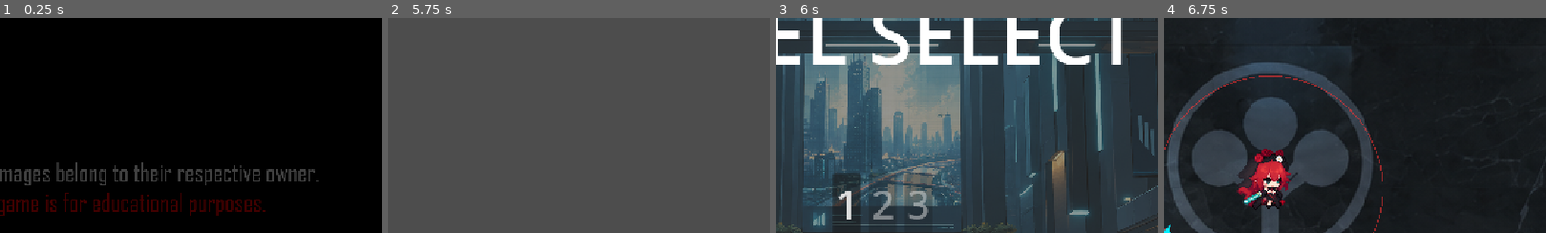
Above: before the commit, frames 1-4 (left to right).
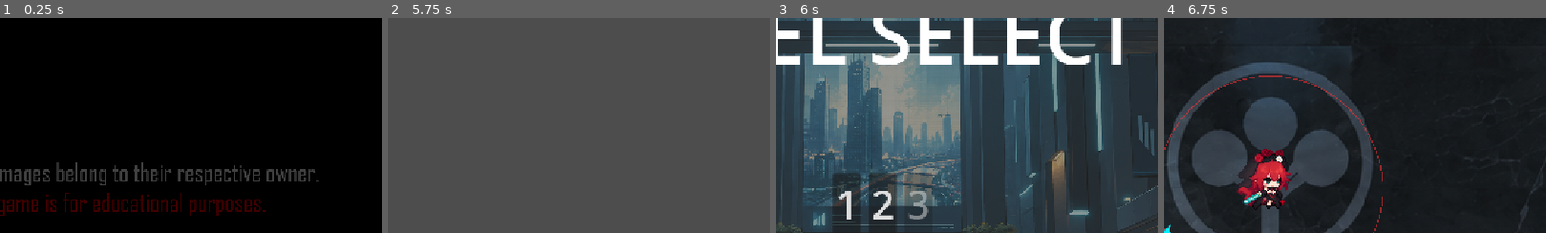
Above: after the commit, the same moments.

Repository: Shaheer-Abbasi/Projekt-Novi
Game: Godot game, scene res://disclaimer.tscn
Same seed, same stepped clock (60 frames per second), same inputs: the game is played once before the commit and once after it. Video files are missing from this copy of the repository; at most half a second of black plays in their place. Sound files missing from this copy of the repository are replaced by a short silence.
Inputs (mouse positions are % of the whole screen's width and height, from its top left):
- Up to frame 1 (0.25 s): no input
- Up to frame 2 (5.75 s): tap Enter at 0.5, 2 s; move the mouse to (72, 45) at 0.52 s; hold D (right) 0.53-1.25 s; tap R at 0.6 s; click (72, 45) at 0.67 s; tap Space at 1.25, 2.75 s; drag from (30, 55) to (45, 70) at 1.27 s; move the mouse to (60, 28) at 2.02 s; hold D (right) 2.03-2.75 s; tap 2 at 2.1 s; drag from (45, 70) to (20, 35) at 2.77 s; move the mouse to (80, 65) at 3.52 s; hold A (left) 3.53-4.25 s; tap 4 at 3.6 s; drag from (20, 35) to (35, 25) at 4.27 s; click (51, 62) at 5 s
- Up to frame 3 (6 s): click (50, 65) at 5.75 s
- Up to frame 4 (6.75 s): click "1" at 6.5 s
The pictures show only the part of the screen within x 36-86%, y 10-60%; the shares and areas given below are measured in that part.

Frames 1-2 are identical in both runs. In frame 3, 0.7% of the frame differs, in the area x 24-32%, y 72-97%; in frame 4, nothing differs.

Commit message:
Unlock Level 2 boss test arena

Diff:
--- a/projekt-novi/scripts/Levels/Level-Manager.gd
+++ b/projekt-novi/scripts/Levels/Level-Manager.gd
@@ -1,7 +1,7 @@
 extends Node
 
 var current_level: int = 1
-var level_unlocked: int = 1
+var level_unlocked: int = 2
 var max_level: int = 5 #update once levels have been decided
 
 func _unlock_level(level_to_unlock: int) -> void:
